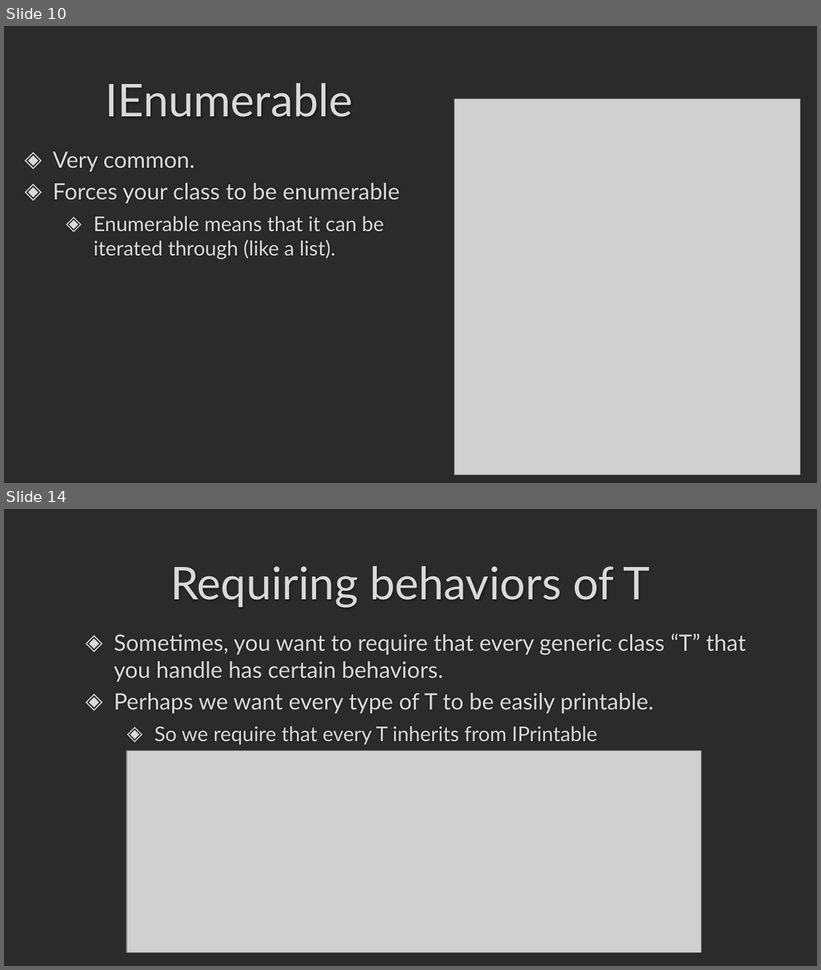
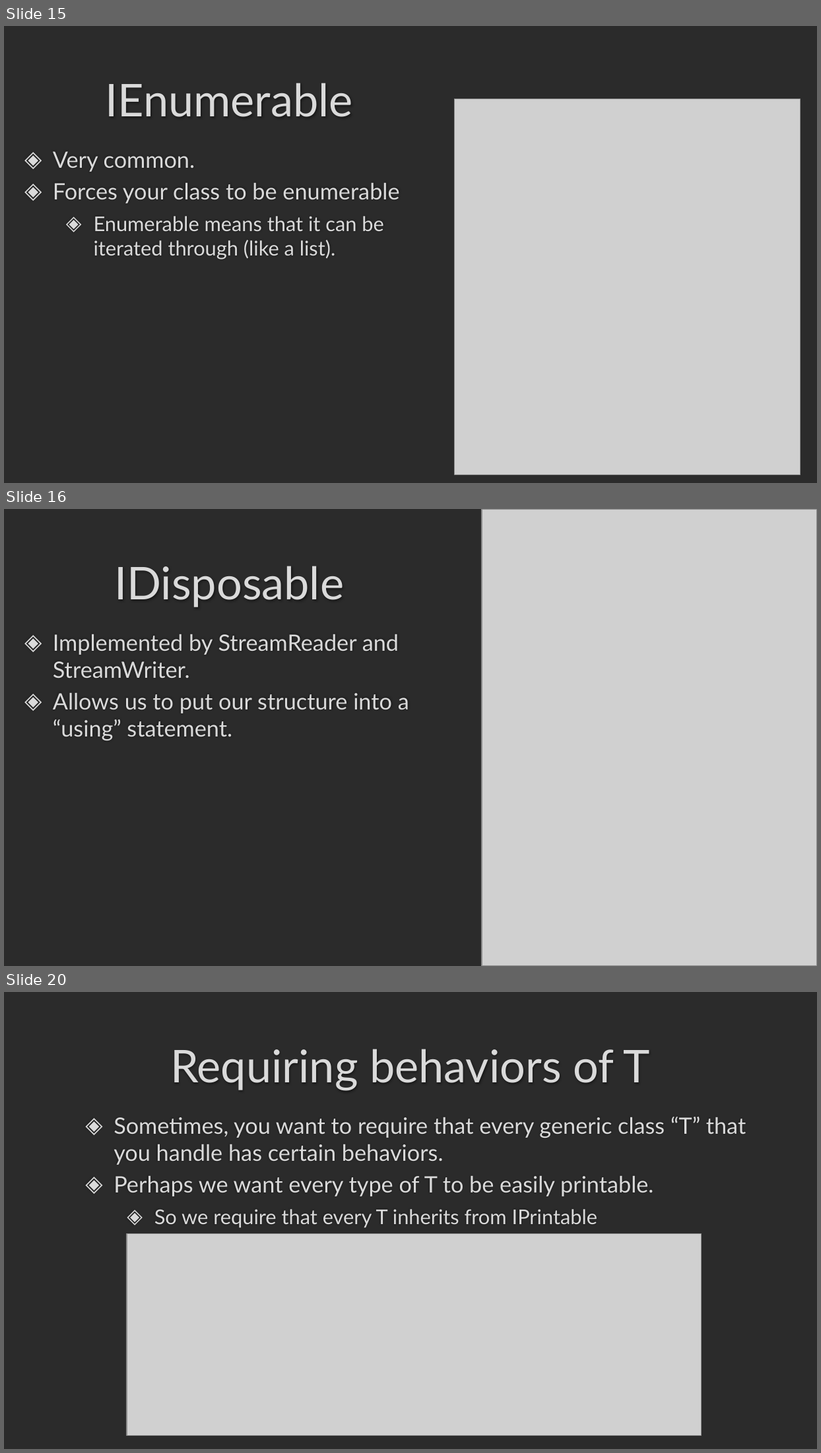
Before and after one commit to darrare/CS-3020, a slide deck: Documents/Powerpoints/4.0 Generic Classes and Interfaces.pptx. Shown one above the other, each under a label of ours: slides 10 and 14 before the commit, slides 15, 16 and 20 after it; the slides between them are not shown. The pictures are 821x970 and 821x1453 pixels, drawn with LibreOffice and Linux fonts; fonts in the diff are those of the drawing; grey boxes stand for pictures; background and template pictures are left out; a plain dark background stands for a picture behind light text. Boxes give left, top, right and bottom in pixels: in the first picture for what was removed or moved away, otherwise in the second. Text is boxed around its words. In the diff, an @@ line names an element or a change of style, - is before the commit and + after.

```diff
--- a/Documents/Powerpoints/4.0 Generic Classes and Interfaces.pptx
+++ b/Documents/Powerpoints/4.0 Generic Classes and Interfaces.pptx
@@ slide 16 added at [4, 509, 817, 966], background picture (left out) @@
@@ picture added at [482, 509, 817, 966] @@
@@ title added at [115, 566, 345, 607], 40 pt, text #DADADA @@
+IDisposable
@@ text added at [53, 634, 409, 741], 20 pt, text #DADADA @@
+◈ Implemented by StreamReader and StreamWriter.
+◈ Allows us to put our structure into a “using” statement.
@@ what was slide 10 is now slide 15 @@
@@ what was slide 14 is now slide 20 @@
```
Also in this commit, not shown: 2 slides changed, 7 other slides added, 2 slides removed, 1 other file.
